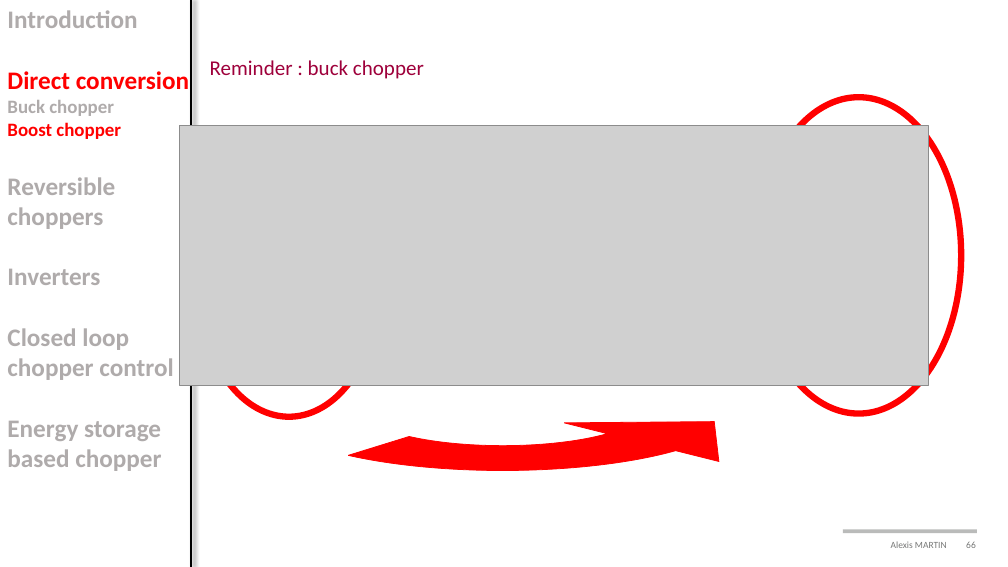
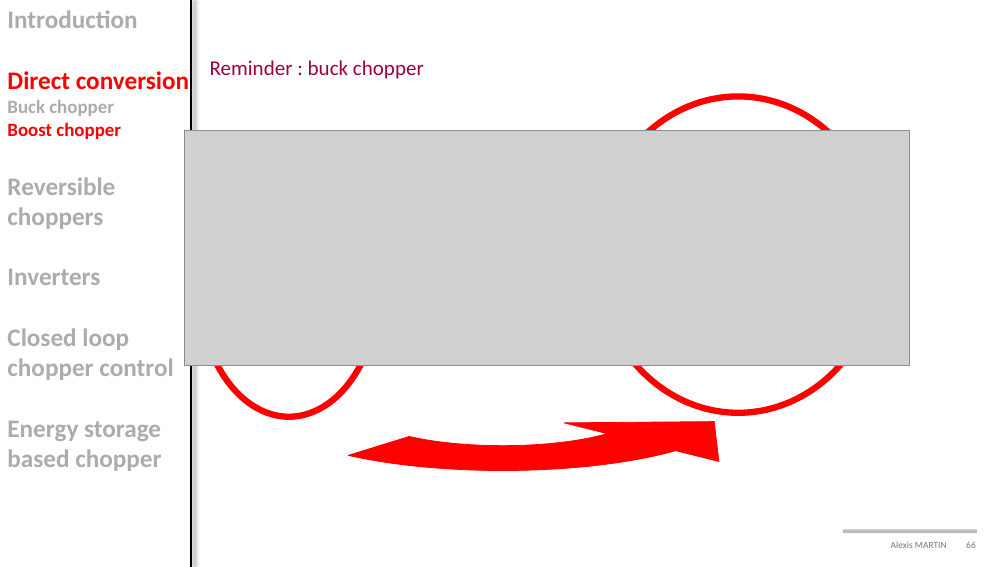
Before and after one commit to alexismartin46/Cours_Electronique_de_Puissance_FISE2, a slide deck: slide 66 of Cours/Cours1_choppers.pptx. Drawn at 1008x567 pixels with LibreOffice and Linux fonts; fonts in the diff are those of the drawing; grey boxes stand for pictures; background and template pictures are left out. Boxes give left, top, right and bottom in pixels: in the first picture for what was removed or moved away, otherwise in the second. Text is boxed around its words. In the diff, an @@ line names an element or a change of style, - is before the commit and + after.

```diff
--- a/Cours/Cours1_choppers.pptx
+++ b/Cours/Cours1_choppers.pptx
@@ ellipse: place and size @@
-ellipse at [756, 98, 961, 414]
+ellipse at [596, 97, 881, 413]
@@ picture: place and size @@
-picture at [179, 126, 929, 385]
+picture at [185, 130, 910, 365]
```
Also in this commit, not shown: 4 other slides changed, 4 other files.
